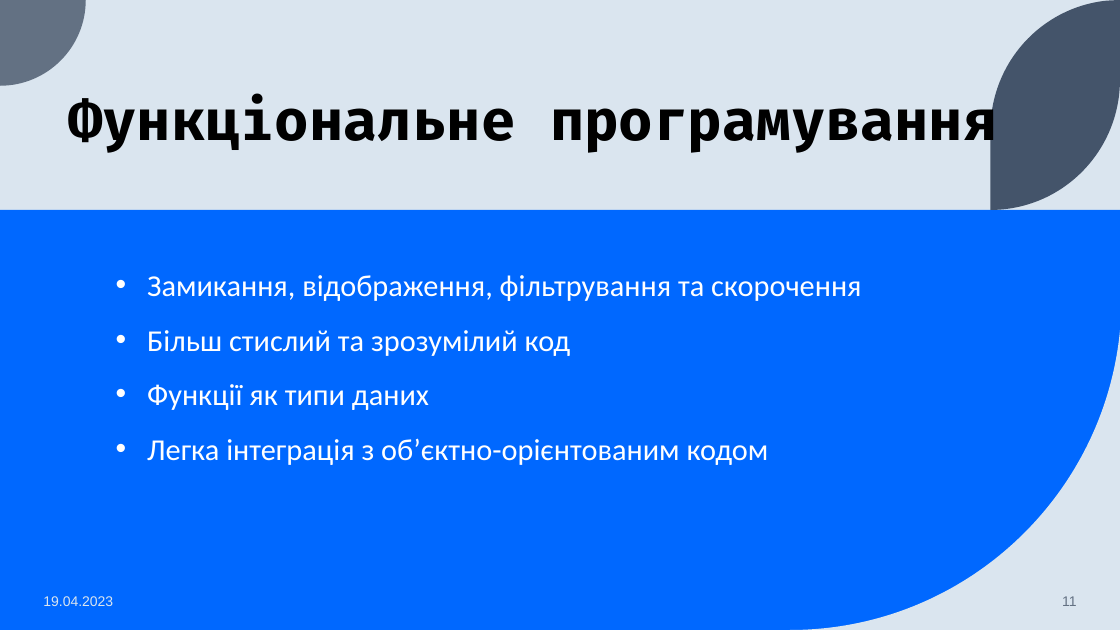
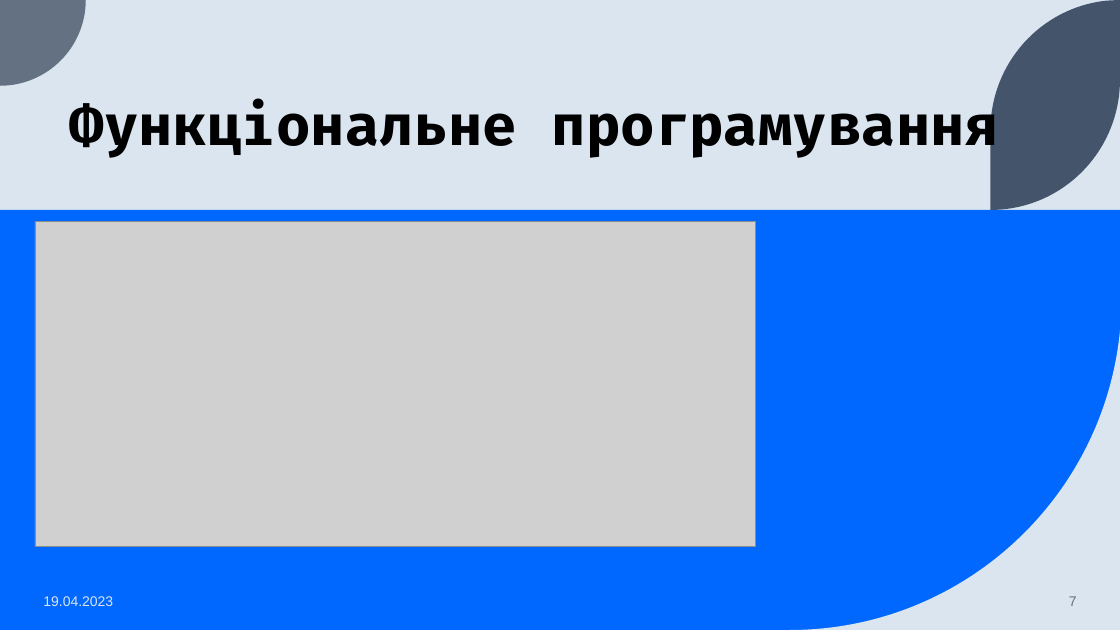
Before and after one commit to seesmof/University-Universytet, a slide deck: slide 7 of year1-term2/SS/ct1/presentation.pptx (slide 11 before the commit). Drawn at 1120x630 pixels with LibreOffice and Linux fonts; fonts in the diff are those of the drawing; grey boxes stand for pictures. Boxes give left, top, right and bottom in pixels: in the first picture for what was removed or moved away, otherwise in the second. Text is boxed around its words. In the diff, an @@ line names an element or a change of style, - is before the commit and + after.

```diff
--- a/year1-term2/SS/ct1/presentation.pptx
+++ b/year1-term2/SS/ct1/presentation.pptx
@@ title "Функціональне програмування": place and size @@
-title "Функціональне програмування" at box(68, 95, 998, 156)
+title "Функціональне програмування" at box(70, 100, 1000, 161)
@@ picture added at box(35, 222, 756, 547) @@
@@ text removed at box(147, 275, 861, 465) @@
-• Замикання, відображення, фільтрування та скорочення
-• Більш стислий та зрозумілий код
-• Функції як типи даних
-• Легка інтеграція з об’єктно-орієнтованим кодом
@@ page number at box(1069, 596, 1077, 606): text changed @@
-11
+7
```
Also in this commit, not shown: 6 other slides changed, 5 slides added, 3 slides removed, 1 other file.
